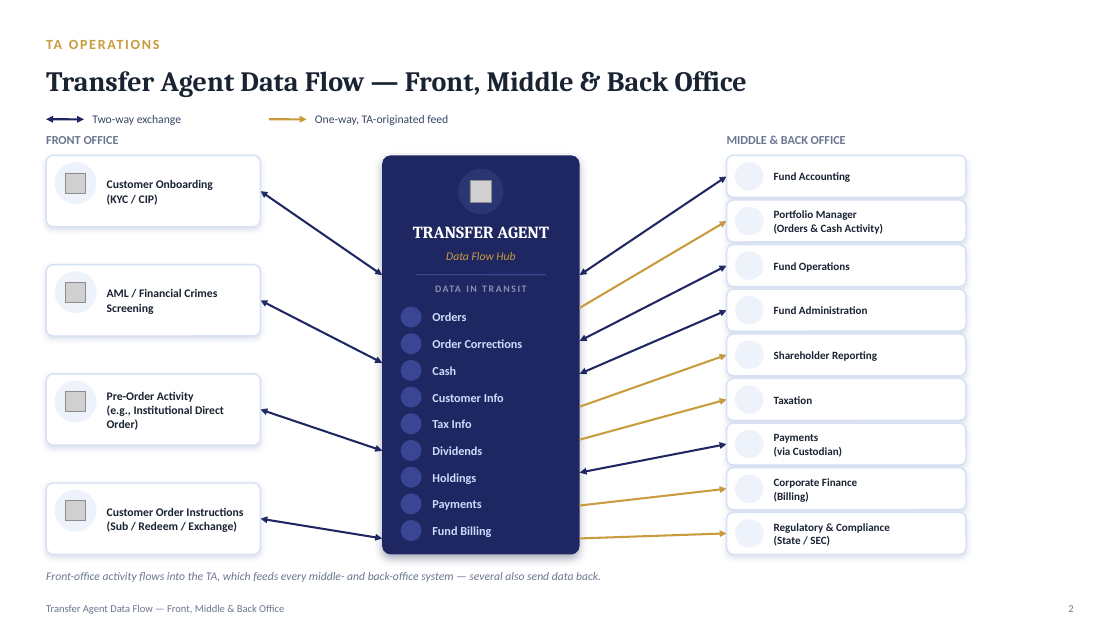
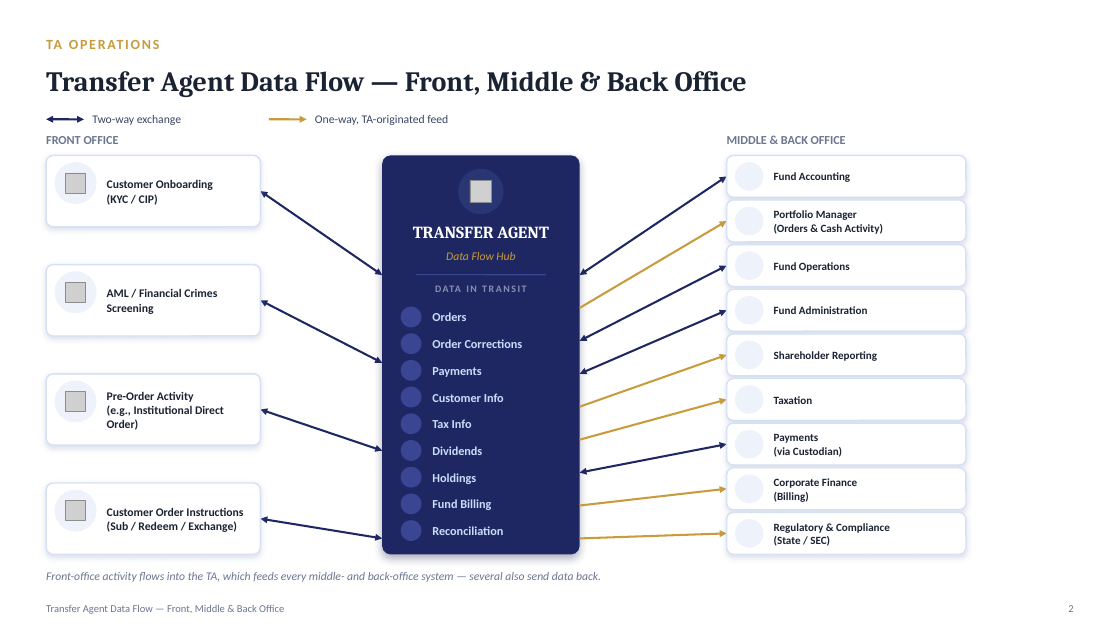
Before and after one commit to vinayak99-ai/tawork, a slide deck: slide 2 of docs/presentations/Transfer_Agent_Data_Flow.pptx. Drawn at 1120x630 pixels with LibreOffice and Linux fonts; fonts in the diff are those of the drawing; grey boxes stand for pictures; background and template pictures are left out. Boxes give left, top, right and bottom in pixels: in the first picture for what was removed or moved away, otherwise in the second. Text is boxed around its words. In the diff, an @@ line names an element or a change of style, - is before the commit and + after.

```diff
--- a/docs/presentations/Transfer_Agent_Data_Flow.pptx
+++ b/docs/presentations/Transfer_Agent_Data_Flow.pptx
@@ text at box(432, 367, 481, 377): text changed @@
-Cash
+Payments
@@ text "Fund Billing": place and size @@
-text "Fund Billing" at box(432, 526, 491, 537)
+text "Fund Billing" at box(432, 499, 491, 510)
@@ text removed at box(432, 500, 481, 510) @@
-Payments
@@ text added at box(432, 526, 503, 535), 10.5 pt, text #CADCFC, bold @@
+Reconciliation
```
